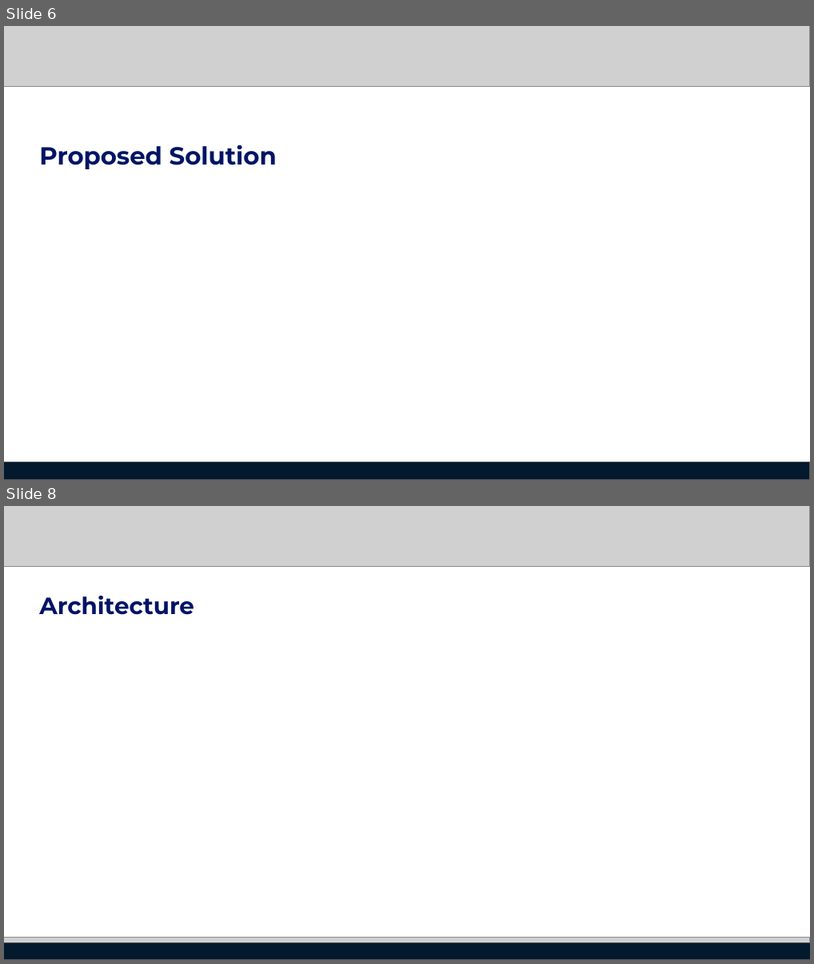
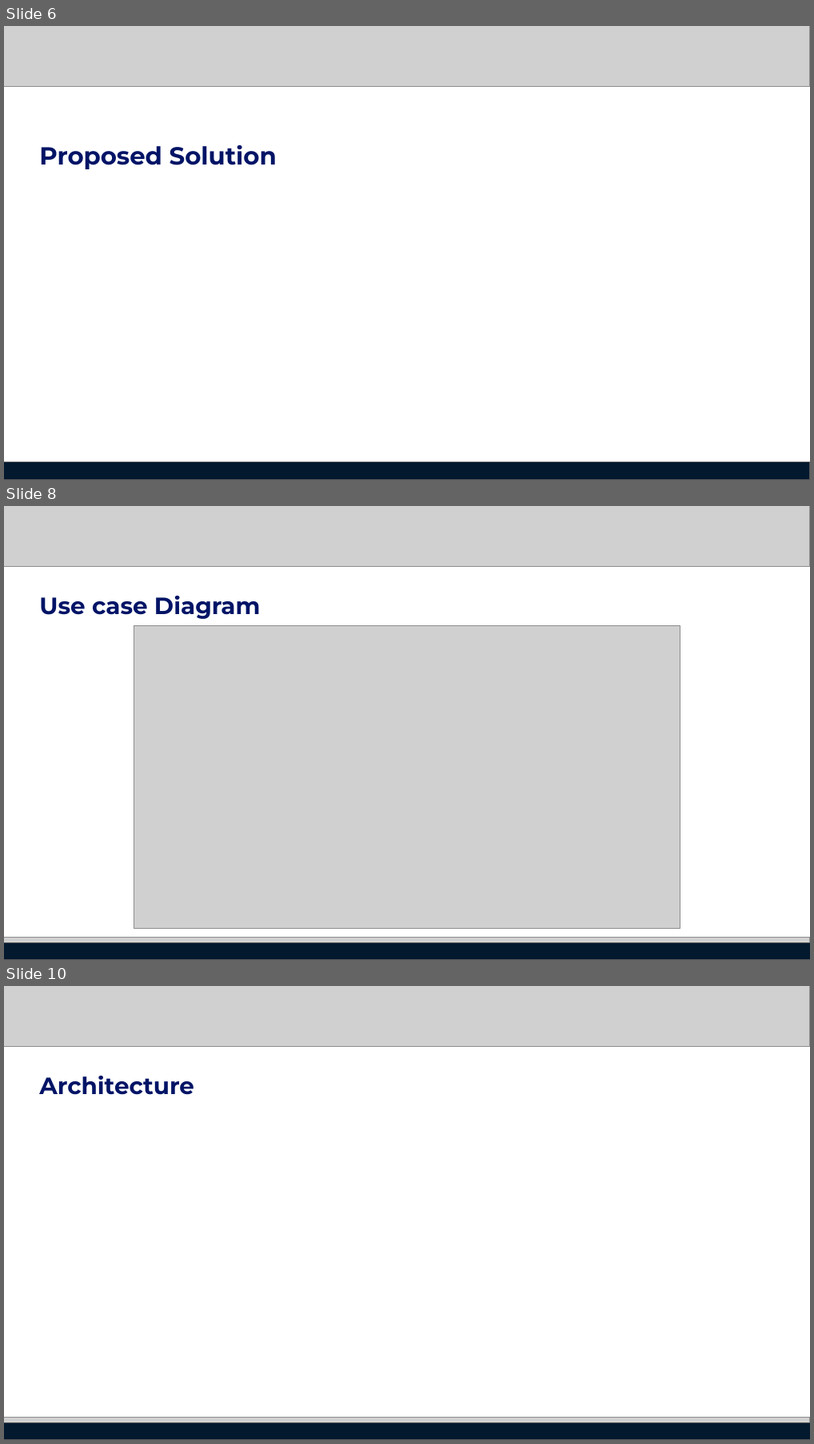
Before and after one commit to hack2skill/National-Agrifunds-Hackathon, a slide deck: main.pptx. Shown one above the other, each under a label of ours: slides 6 and 8 before the commit, slides 6, 8 and 10 after it; the slides between them are not shown. The pictures are 814x964 and 814x1444 pixels, drawn with LibreOffice and Linux fonts; fonts in the diff are those of the drawing; grey boxes stand for pictures. Boxes give left, top, right and bottom in pixels: in the first picture for what was removed or moved away, otherwise in the second. Text is boxed around its words. In the diff, an @@ line names an element or a change of style, - is before the commit and + after.

Commit message:
UML diagrams Added diagrams to ppts. Added uml_models.mdj file the uml_models.mdj is made using StarUML for windows. Added Use Case,Class Diagram,Flow Chart

```diff
--- a/main.pptx
+++ b/main.pptx
@@ slide 8 added at (x1=4, y1=506, x2=810, y2=960), background #FFFFFF @@
@@ picture added at (x1=4, y1=506, x2=810, y2=567) @@
@@ text added at (x1=39, y1=596, x2=260, y2=619), 21 pt, text #001466, bold @@
+Use case Diagram
@@ picture added at (x1=134, y1=625, x2=681, y2=928) @@
@@ picture added at (x1=4, y1=936, x2=810, y2=960) @@
@@ rectangle added at (x1=4, y1=942, x2=810, y2=960), fill #03192E, outline #595959 0.75 pt @@
@@ what was slide 8 is now slide 10 @@
```
Also in this commit, not shown: 5 slides changed, 1 other slide added, 4 other files.
